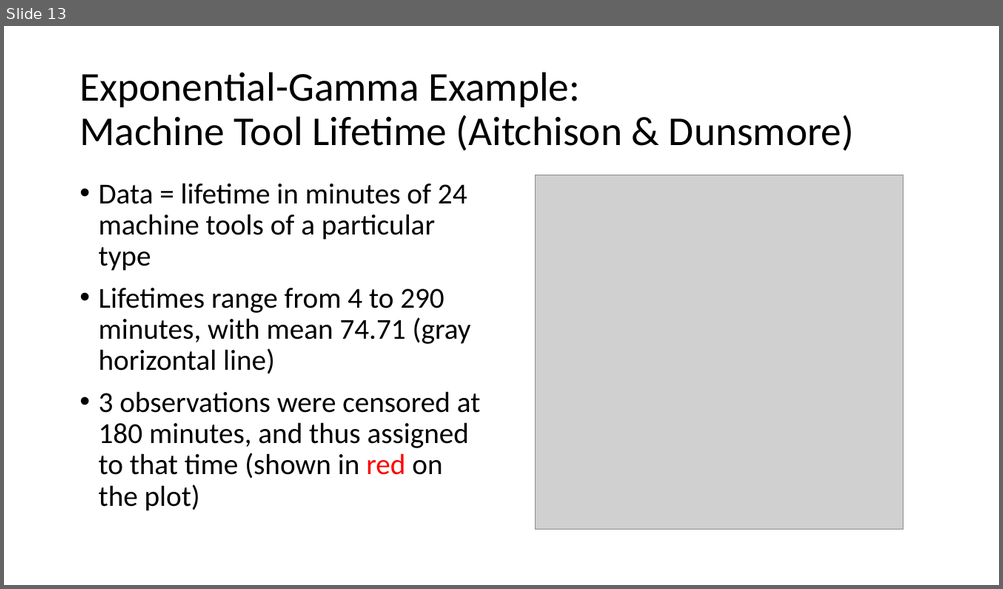
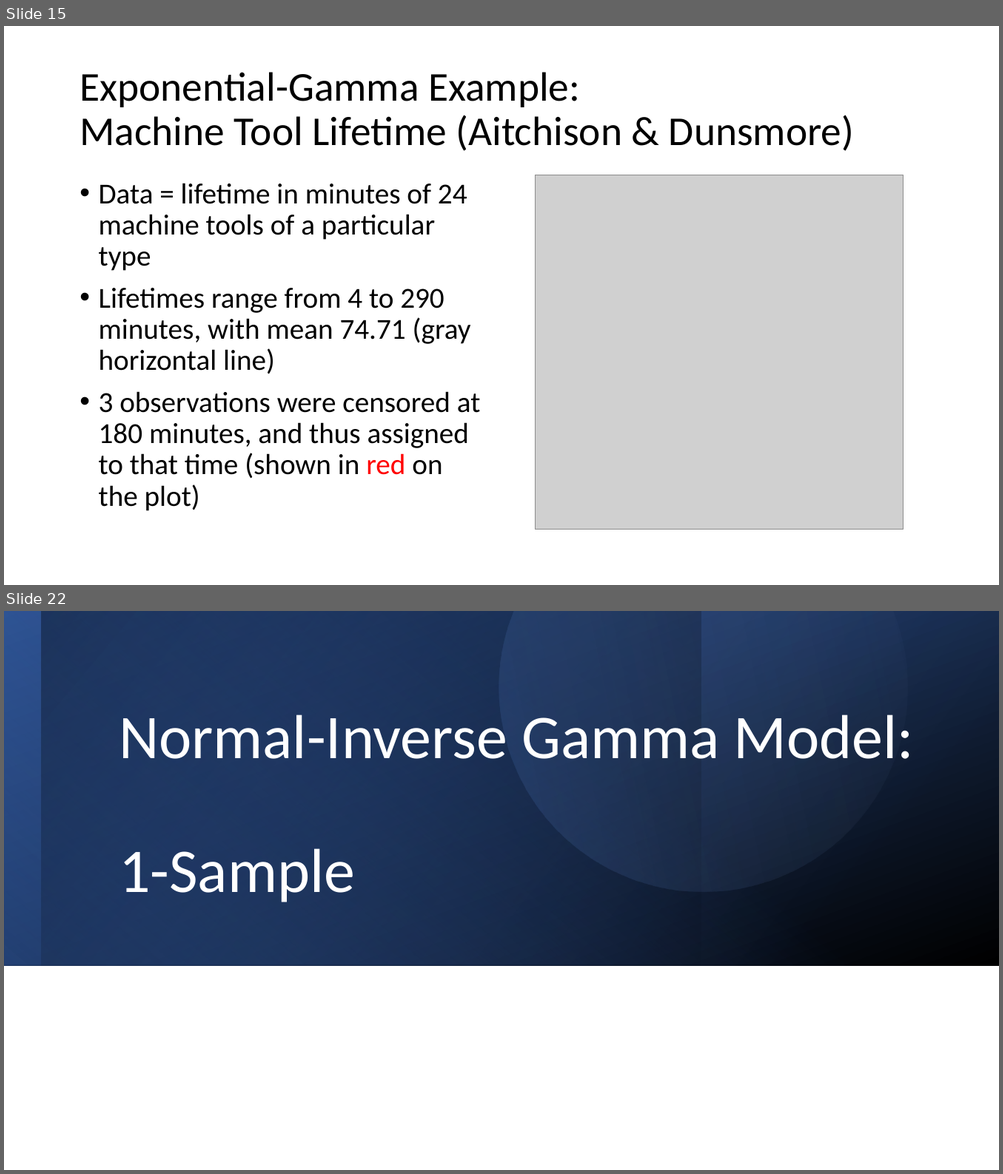
Before and after one commit to vgharris3/predictiveInference, a slide deck: Thesis_Files/ThesisDefense.pptx. Shown one above the other, each under a label of ours: slide 13 before the commit, slides 15 and 22 after it; the slides between them are not shown. The pictures are 1003x589 and 1003x1174 pixels, drawn with LibreOffice and Linux fonts; fonts in the diff are those of the drawing; grey boxes stand for pictures. Boxes give left, top, right and bottom in pixels: in the first picture for what was removed or moved away, otherwise in the second. Text is boxed around its words. In the diff, an @@ line names an element or a change of style, - is before the commit and + after.

```diff
--- a/Thesis_Files/ThesisDefense.pptx
+++ b/Thesis_Files/ThesisDefense.pptx
@@ slide 22 added at (x1=4, y1=611, x2=999, y2=1170), background #FFFFFF @@
@@ rectangle added at (x1=4, y1=611, x2=999, y2=966), fill gradient #2F5597 to #000000 @@
@@ rectangle added at (x1=4, y1=611, x2=998, y2=965), fill gradient #4472C4 to #2F5597 @@
@@ rectangle added at (x1=4, y1=611, x2=701, y2=966), fill gradient #203864 to #000000 @@
@@ rectangle added at (x1=40, y1=611, x2=999, y2=966), fill gradient #4472C4 to #000000 @@
@@ freeform shape added at (x1=427, y1=611, x2=958, y2=964), fill gradient #4472C4 to #8FAADC @@
@@ title added at (x1=119, y1=715, x2=914, y2=903), 60 pt, text #FFFFFF @@
+Normal-Inverse Gamma Model:
+1-Sample
@@ what was slide 13 is now slide 15 @@
```
Also in this commit, not shown: 11 slides changed, 13 other slides added, 8 other files.
